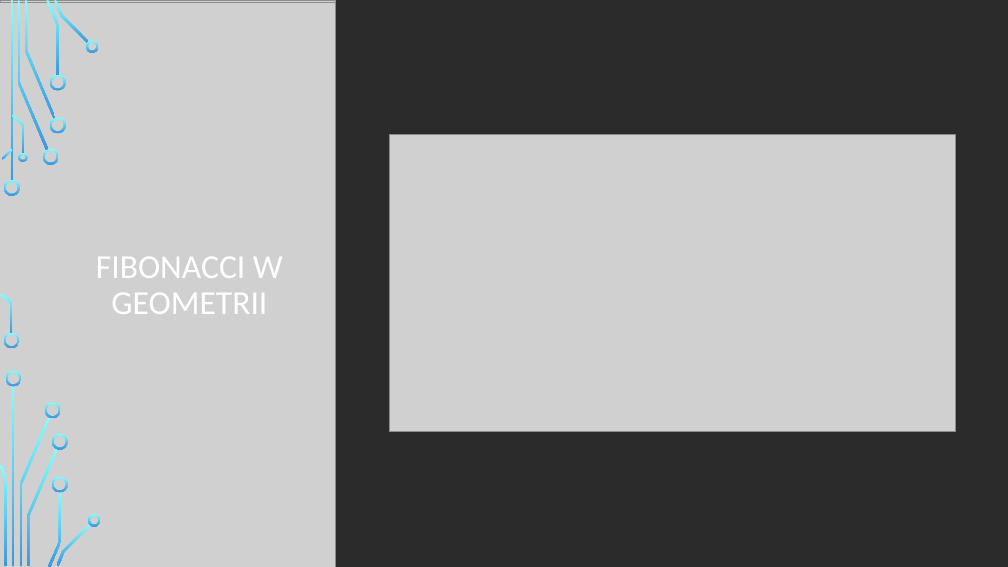
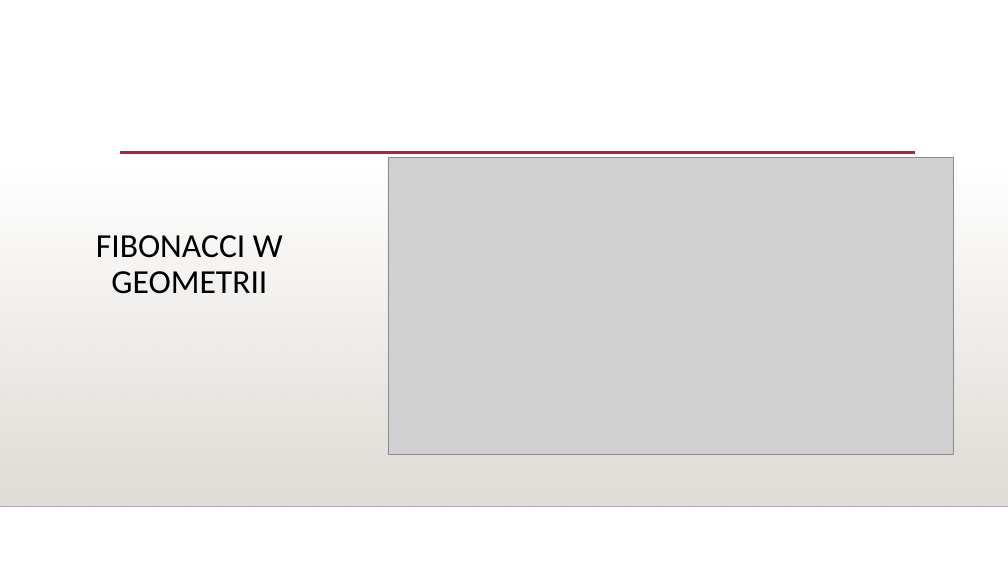
Before and after one commit to infoshareacademy/jdszw1-delta, a slide deck: slide 3 of Python_LFG/JDSZW1DE-19-Prezentacja.pptx. Drawn at 1008x567 pixels with LibreOffice and Linux fonts; fonts in the diff are those of the drawing; grey boxes stand for pictures; background and template pictures are left out; a plain dark background stands for a picture behind light text. Boxes give left, top, right and bottom in pixels: in the first picture for what was removed or moved away, otherwise in the second. Text is boxed around its words. In the diff, an @@ line names an element or a change of style, - is before the commit and + after.

```diff
--- a/Python_LFG/JDSZW1DE-19-Prezentacja.pptx
+++ b/Python_LFG/JDSZW1DE-19-Prezentacja.pptx
@@ background picture (left out) to #FFFFFF @@
@@ rectangle removed at (0, 0, 1008, 567) @@
@@ picture removed at (0, 0, 336, 567) @@
@@ picture removed at (0, 2, 336, 567) @@
@@ rectangle added at (0, 167, 1008, 507), fill gradient #DFDBD5 @@
@@ line added from (120, 153) to (915, 153), #B71E42 2.5 pt @@
@@ picture: place and size @@
-picture at (389, 135, 955, 432)
+picture at (388, 157, 954, 454)
@@ title "FIBONACCI W GEOMETRII" at (96, 235, 283, 294): text colour #FFFFFF to #000000; vertical alignment middle to top @@
@@ line added from (0, 507) to (1008, 507), #000001 1 pt @@
@@ group removed at (0, 0, 101, 567): 24 freeform shapes, 2 rectangles @@
@@ group removed at (0, 0, 994, 566): 10 freeform shapes, 2 rectangles @@
```
Also in this commit, not shown: 7 other slides changed.
